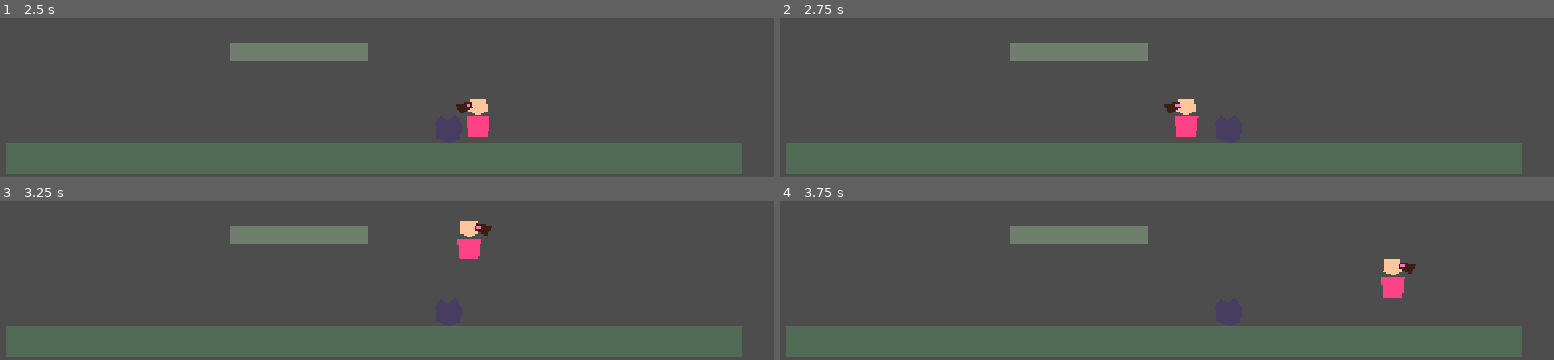
Above: before the commit, frames 1-4 (two rows, left to right).
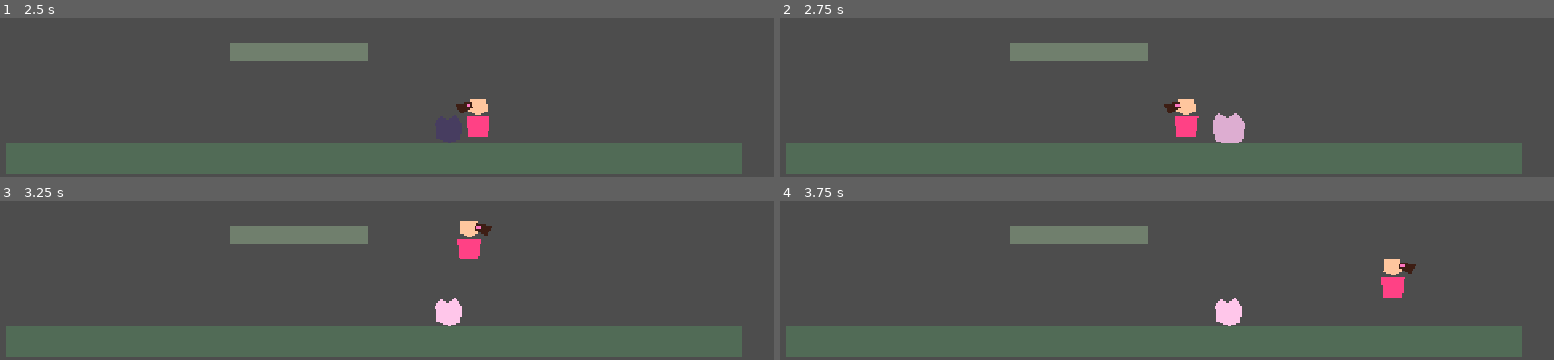
Above: after the commit, the same moments.

Repository: MarcosGiannini/ines-game
Game: Godot game, scene res://scenes/test/MovementTestRoom.tscn
Same seed, same stepped clock (60 frames per second), same inputs: the game is played once before the commit and once after it.
Inputs:
- Up to frame 1 (2.5 s): hold D (move_right) 0.53-2.03 s; tap Space (jump) at 0.77, 1.52 s; hold A (move_left) from 2.03 s (still down)
- Up to frame 2 (2.75 s): keep holding A (move_left)
- Up to frame 3 (3.25 s): release A (move_left) at 2.78 s; hold D (move_right) from 2.78 s (still down); tap Space (jump) at 3.02 s
- Up to frame 4 (3.75 s): keep holding D (move_right)

Frame 1 is identical in both runs. In frame 2, 0.7% of the frame differs, in the area x 55-61%, y 59-79%; in frame 3, 0.5%; in frame 4, 0.5%.
Error before the commit: Parse Error: Could not find type "OmniLight2D" in the current scope. (res://scripts/enemies/enemy_base.gd:21)

Commit message:
Fix Phase 4: Remove OmniLight2D reference to fix parse error

Diff:
--- a/scripts/enemies/enemy_base.gd
+++ b/scripts/enemies/enemy_base.gd
@@ -18,16 +18,10 @@
 
 @onready var visual: Polygon2D = $Visual
 @onready var audio_player: AudioStreamPlayer2D = $AudioStreamPlayer2D
-@onready var light: OmniLight2D = $OmniLight2D
 
 func _ready() -> void:
 	_original_scale = scale
 	body_entered.connect(_on_body_entered)
-	if light:
-		light.energy = 0.0
-	if audio_player and not audio_player.stream:
-		# Crear un sonido placeholder suave
-		var audio_bus_layout = AudioServer.get_bus_index("Master")
 
 func _on_body_entered(body: Node) -> void:
 	if body.has_method("get_flow_strength"):
@@ -63,13 +57,6 @@
 	scale_tween.tween_property(self, "scale", _original_scale * 1.2, transform_duration * 0.7)
 	scale_tween.tween_property(self, "scale", _original_scale, transform_duration * 0.3)
 
-	# Animate light intensity
-	if light:
-		var light_tween = create_tween()
-		light_tween.set_trans(Tween.TRANS_CUBIC)
-		light_tween.set_ease(Tween.EASE_OUT)
-		light_tween.tween_property(light, "energy", 1.0, transform_duration)
-
 	# Disable collision after transformation
 	set_deferred("monitoring", false)
 
